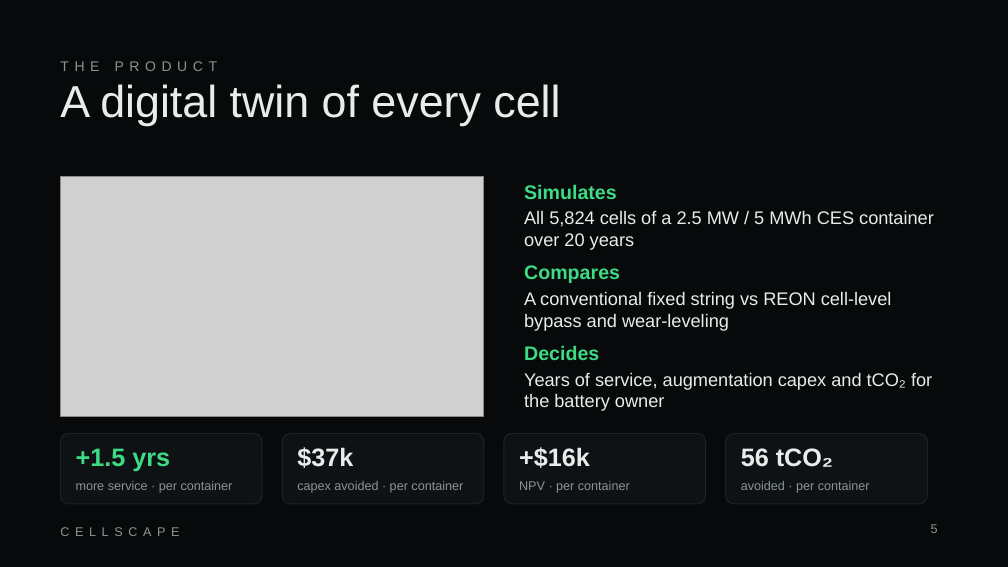
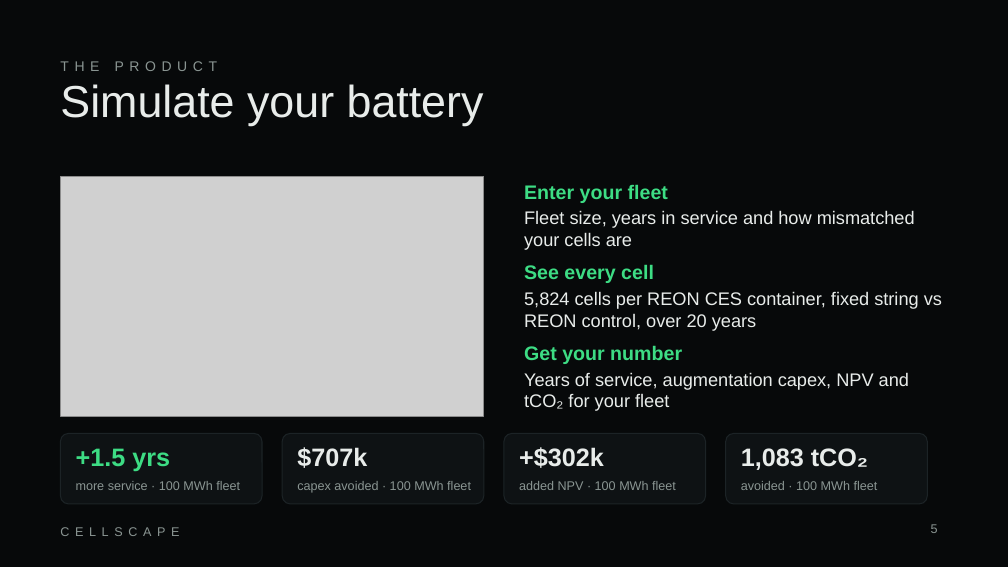
Before and after one commit to brendon-wu/cellscape, a slide deck: slide 5 of pitch/CELLSCAPE_deck.pptx. Drawn at 1008x567 pixels with LibreOffice and Linux fonts; fonts in the diff are those of the drawing; grey boxes stand for pictures. Boxes give left, top, right and bottom in pixels: in the first picture for what was removed or moved away, otherwise in the second. Text is boxed around its words. In the diff, an @@ line names an element or a change of style, - is before the commit and + after.

```diff
--- a/pitch/CELLSCAPE_deck.pptx
+++ b/pitch/CELLSCAPE_deck.pptx
@@ text at [60,84,484,126]: text changed @@
-A digital twin of every cell
+Simulate your battery
@@ text at [524,184,668,203]: text changed @@
-Simulates
+Enter your fleet
@@ text at [524,210,915,250]: text changed @@
-All 5,824 cells of a 2.5 MW / 5 MWh CES container over 20 years
+Fleet size, years in service and how mismatched your cells are
@@ text at [524,264,654,283]: text changed @@
-Compares
+See every cell
@@ text at [524,291,942,331]: text changed @@
-A conventional fixed string vs REON cell-level bypass and wear-leveling
+5,824 cells per REON CES container, fixed string vs REON control, over 20 years
@@ text at [524,345,682,364]: text changed @@
-Decides
+Get your number
@@ text at [524,372,909,411]: text changed @@
-Years of service, augmentation capex and tCO₂ for the battery owner
+Years of service, augmentation capex, NPV and tCO₂ for your fleet
@@ text at [297,447,367,468]: text changed @@
-$37k
+$707k
@@ text at [519,447,604,468]: text changed @@
-+$16k
++$302k
@@ text at [741,448,868,470]: text changed @@
-56 tCO₂
+1,083 tCO₂
@@ text at [76,481,240,490]: text changed @@
-more service · per container
+more service · 100 MWh fleet
@@ text at [297,481,471,493]: text changed @@
-capex avoided · per container
+capex avoided · 100 MWh fleet
@@ text at [519,481,676,490]: text changed @@
-NPV · per container
+added NPV · 100 MWh fleet
@@ text at [741,481,878,490]: text changed @@
-avoided · per container
+avoided · 100 MWh fleet
```
Also in this commit, not shown: 3 other slides changed, 1 slide added, 1 slide removed, 8 other files.
